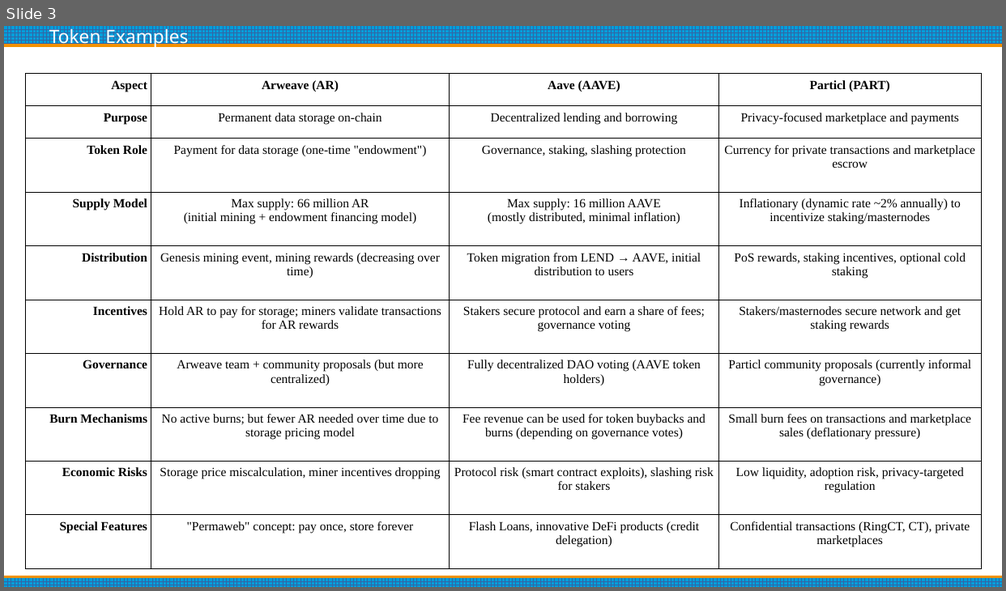
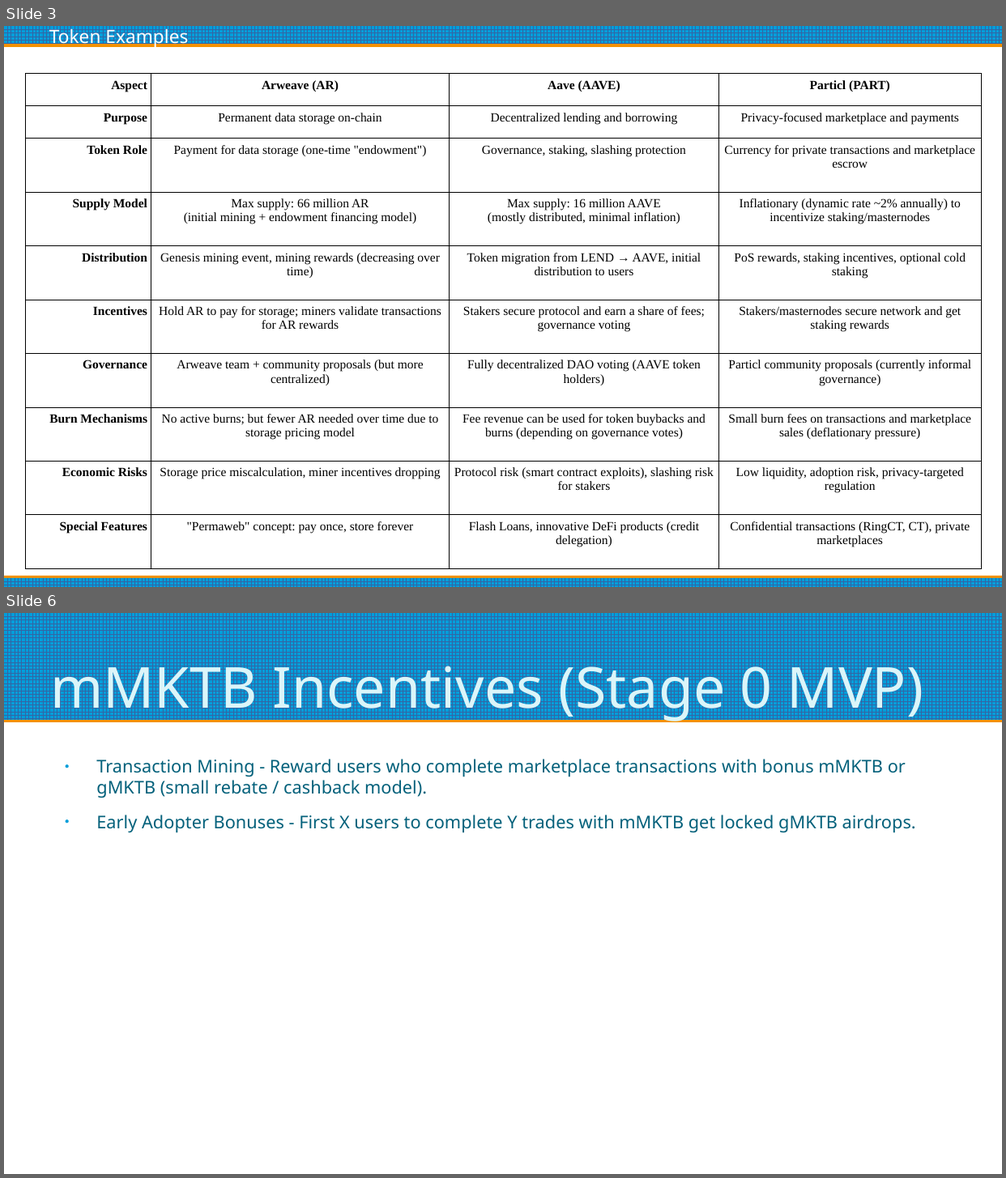
Before and after one commit to alaktrak/coinnect, a slide deck: presentation/Mrktblcks-Token-Presentation.odp. Shown one above the other, each under a label of ours: slide 3 before the commit, slides 3 and 6 after it; the slides between them are not shown. The pictures are 1006x591 and 1006x1178 pixels, drawn with LibreOffice and Linux fonts; fonts in the diff are those of the drawing. Boxes give left, top, right and bottom in pixels: in the first picture for what was removed or moved away, otherwise in the second. Text is boxed around its words. In the diff, an @@ line names an element or a change of style, - is before the commit and + after.

```diff
--- a/presentation/Mrktblcks-Token-Presentation.odp
+++ b/presentation/Mrktblcks-Token-Presentation.odp
@@ slide 6 added at <box>4,613,1002,1174</box>, background #FFFFFF @@
@@ rectangle added at <box>4,613,1002,720</box>, fill pattern #3465A4 on #009EDA @@
@@ title added at <box>50,655,923,722</box>, 45 pt, text #DBF5F9 @@
+mMKTB Incentives (Stage 0 MVP)
@@ text added at <box>96,759,916,833</box>, 14 pt, text #04617B @@
+● Transaction Mining - Reward users who complete marketplace transactions with bonus mMKTB or gMKTB (small rebate / cashback model).
+● Early Adopter Bonuses - First X users to complete Y trades with mMKTB get locked gMKTB airdrops.
```
Also in this commit, not shown: 3 slides changed, 3 other slides added, 6 other files.
